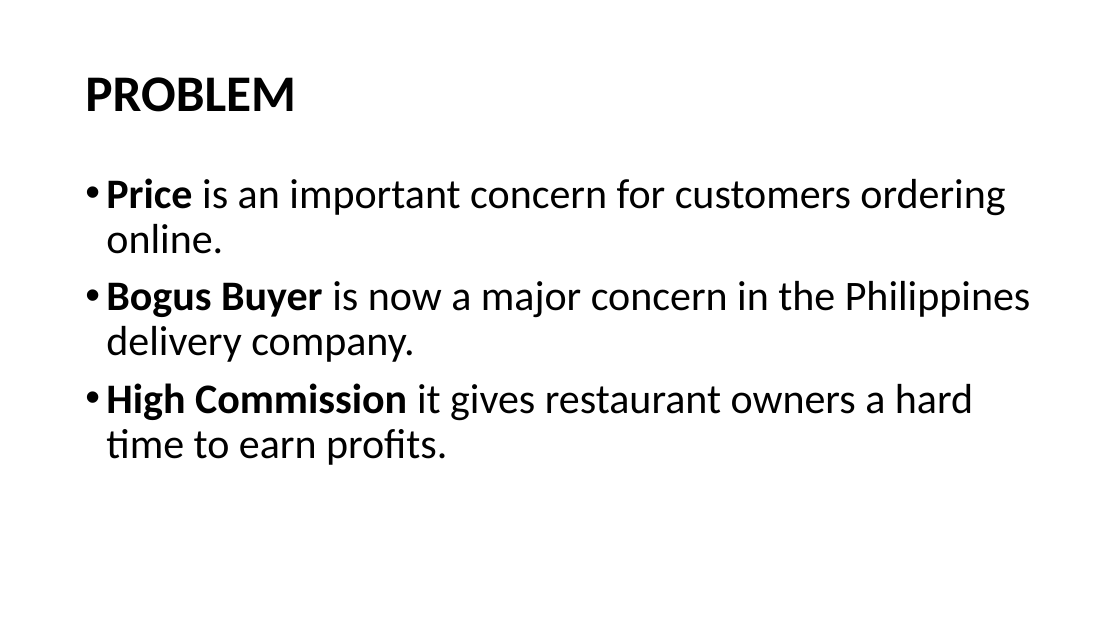
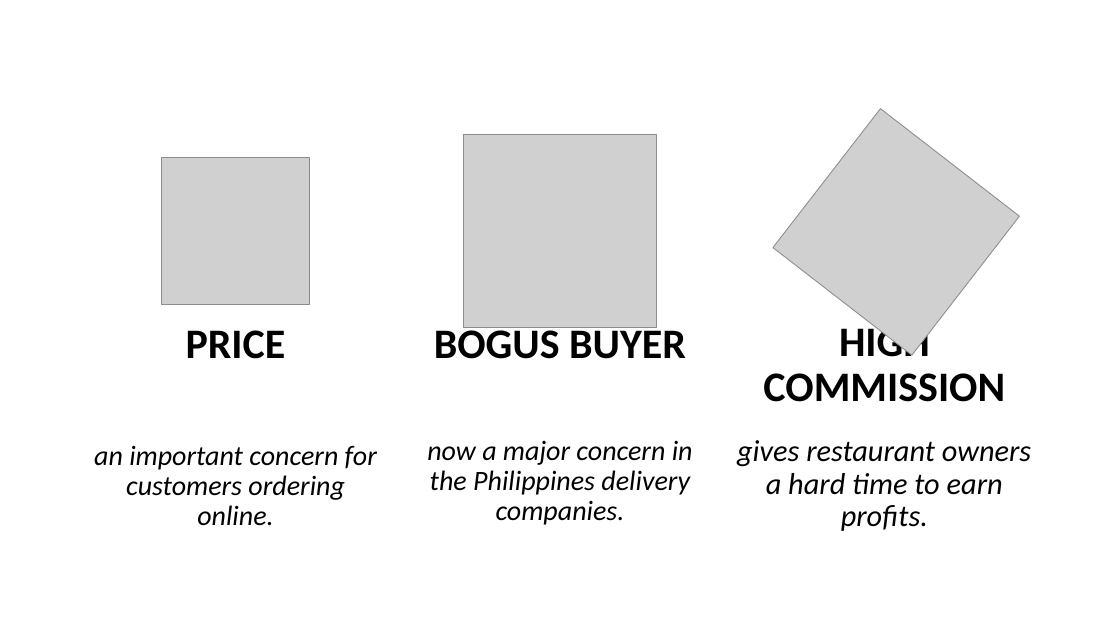
Before and after one commit to Pasabuy-App/Xamarin-App, a slide deck: slide 2 of docs/Project-Investor-Pitch.pptx. Drawn at 1120x630 pixels with LibreOffice and Linux fonts; fonts in the diff are those of the drawing; grey boxes stand for pictures; background and template pictures are left out. Boxes give left, top, right and bottom in pixels: in the first picture for what was removed or moved away, otherwise in the second. Text is boxed around its words. In the diff, an @@ line names an element or a change of style, - is before the commit and + after.

Commit message:
Updated project pitch presentation power point and make a custom background.

```diff
--- a/docs/Project-Investor-Pitch.pptx
+++ b/docs/Project-Investor-Pitch.pptx
@@ title "PROBLEM" at (x1=77, y1=34, x2=1044, y2=155): size 44 to 40 pt, text colour #000000 to #FFFFFF; alignment left to centre @@
@@ picture added at (x1=773, y1=108, x2=1019, y2=355) @@
@@ picture added at (x1=463, y1=134, x2=657, y2=329) @@
@@ text removed at (x1=106, y1=178, x2=1031, y2=465) @@
-• Price is an important concern for customers ordering online.
-• Bogus Buyer is now a major concern in the Philippines delivery company.
-• High Commission it gives restaurant owners a hard time to earn profits.
@@ picture added at (x1=162, y1=157, x2=309, y2=304) @@
@@ text added at (x1=427, y1=324, x2=693, y2=525), 24 pt, text #000000, italic @@
+BOGUS BUYER
+now a major concern in the Philippines delivery companies.
@@ text added at (x1=737, y1=321, x2=1031, y2=531), 26 pt, text #000000, italic @@
+HIGH COMMISSION
+gives restaurant owners a hard time to earn profits.
@@ text added at (x1=94, y1=330, x2=377, y2=526), 24 pt, text #000000, italic @@
+PRICE
+an important concern for customers ordering online.
```
Also in this commit, not shown: 13 other slides changed, 1 slide added, 1 other file.
